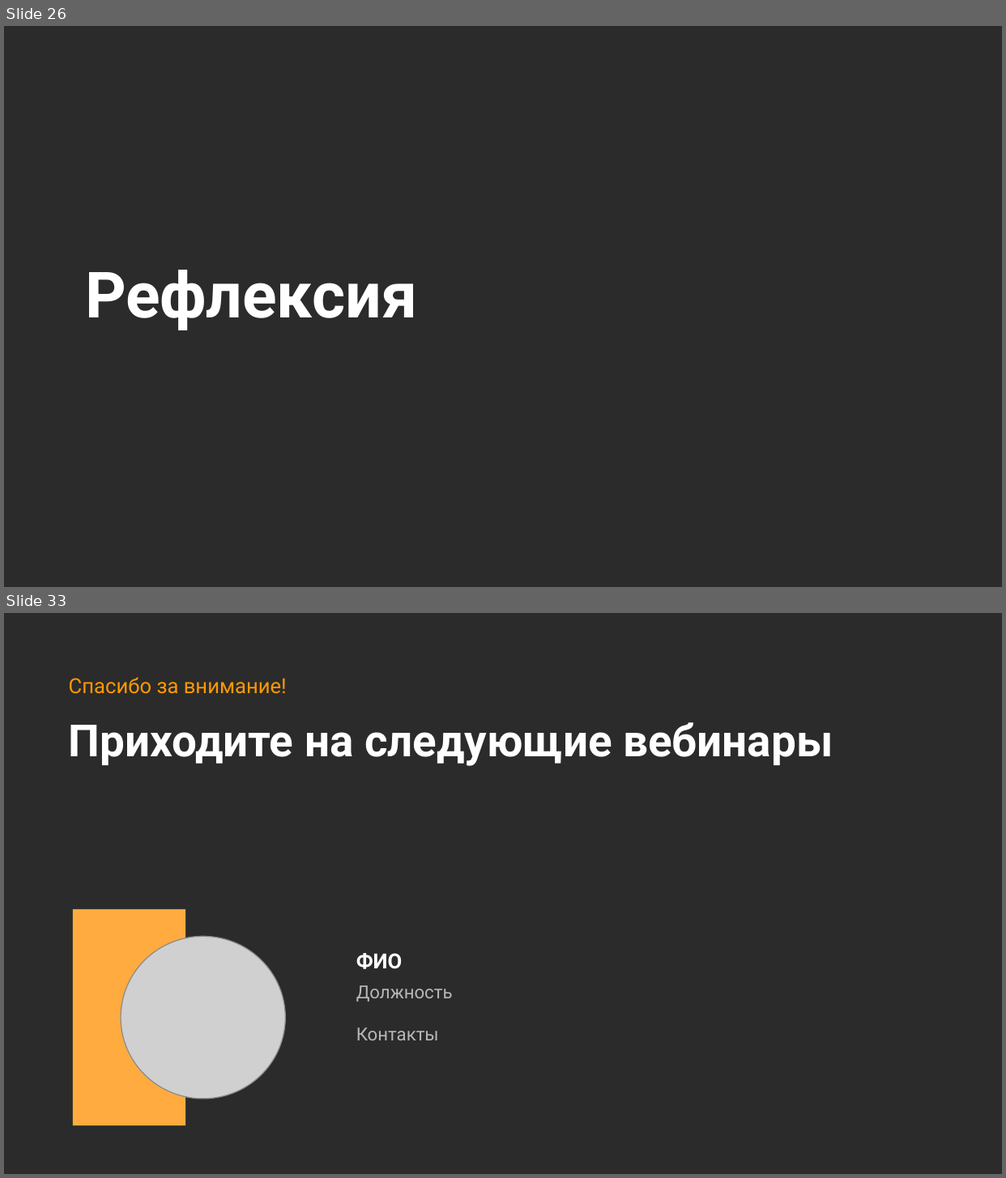
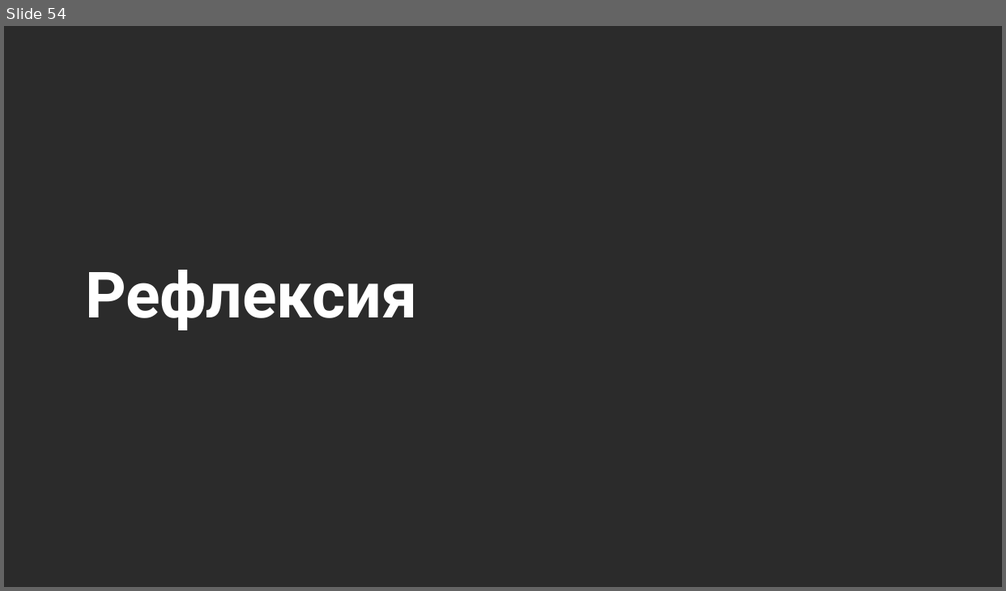
Before and after one commit to Marwolaeth/OTUS_R4DA, a slide deck: teaching/R4DA-EDA4ML.pptx. Shown one above the other, each under a label of ours: slides 26 and 33 before the commit, slide 54 after it; the slides between them are not shown. The pictures are 1006x1178 and 1006x591 pixels, drawn with LibreOffice and Linux fonts; fonts in the diff are those of the drawing; grey boxes stand for pictures; background and template pictures are left out; a plain dark background stands for a picture behind light text. Boxes give left, top, right and bottom in pixels: in the first picture for what was removed or moved away, otherwise in the second. Text is boxed around its words. In the diff, an @@ line names an element or a change of style, - is before the commit and + after.

```diff
--- a/teaching/R4DA-EDA4ML.pptx
+++ b/teaching/R4DA-EDA4ML.pptx
@@ slide 33 removed at (x1=4, y1=613, x2=1002, y2=1174), background picture (left out) @@
@@ subtitle removed at (x1=69, y1=677, x2=287, y2=694) @@
-Спасибо за внимание!
@@ title removed at (x1=69, y1=722, x2=833, y2=766) @@
-Приходите на следующие вебинары
@@ rectangle removed at (x1=73, y1=909, x2=185, y2=1126) @@
@@ picture removed at (x1=121, y1=936, x2=285, y2=1099) @@
@@ subtitle removed at (x1=356, y1=953, x2=403, y2=969) @@
-ФИО
@@ subtitle removed at (x1=356, y1=986, x2=453, y2=1002) @@
-Должность
@@ subtitle removed at (x1=356, y1=1028, x2=439, y2=1041) @@
-Контакты
@@ what was slide 26 is now slide 54 @@
```
Also in this commit, not shown: 1 slide changed, 47 slides added, 28 other slides removed, 4 other files.
